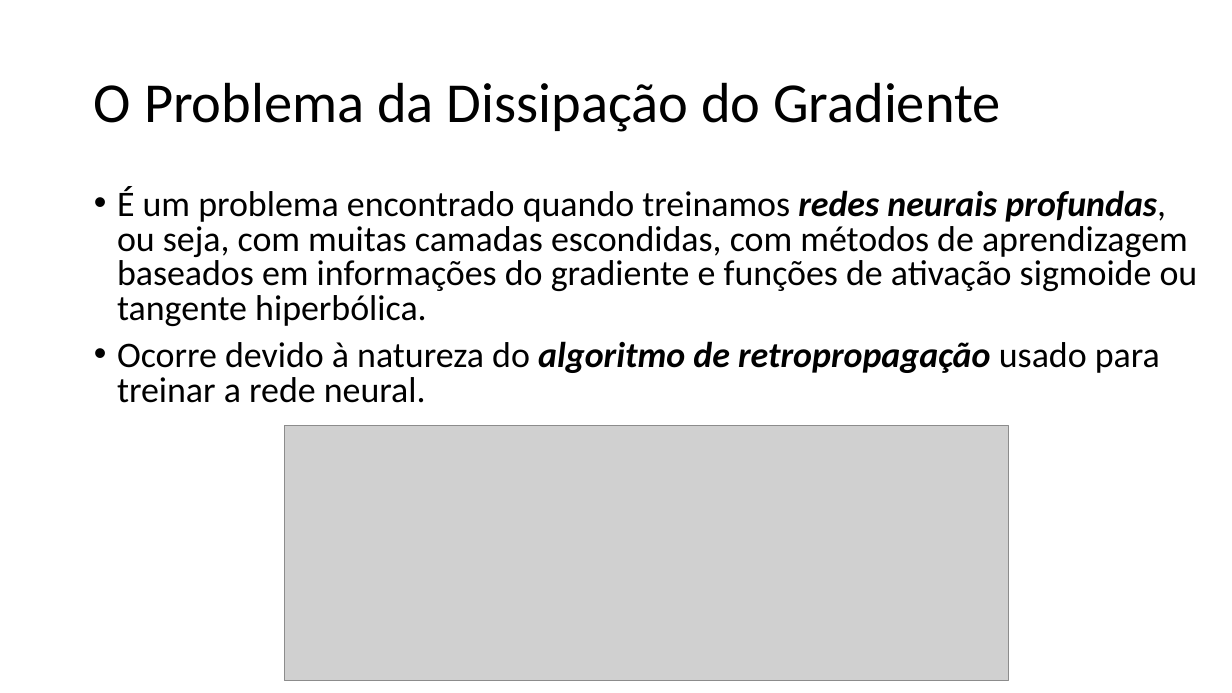
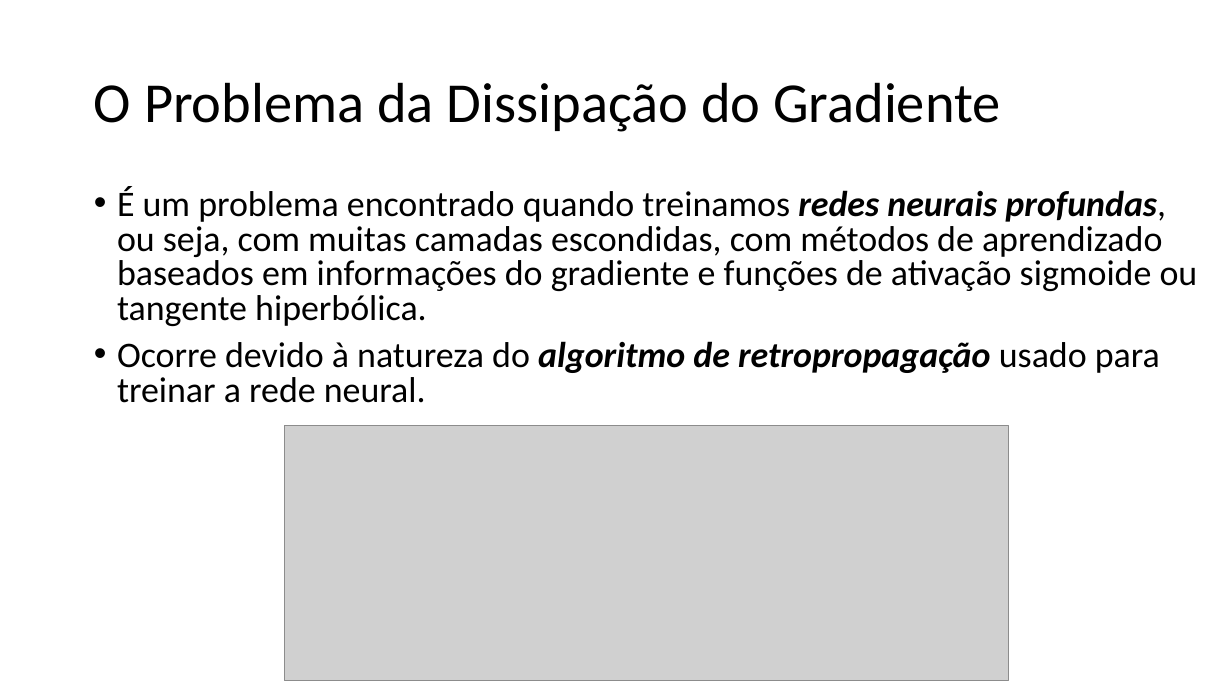
Before and after one commit to zz4fap/t320_aprendizado_de_maquina, a slide deck: slide 10 of slides/T320_Redes_Neurais_Artificiais (Parte II).pptx. Drawn at 1232x693 pixels with LibreOffice and Linux fonts; fonts in the diff are those of the drawing; grey boxes stand for pictures. Boxes give left, top, right and bottom in pixels: in the first picture for what was removed or moved away, otherwise in the second. Text is boxed around its words. In the diff, an @@ line names an element or a change of style, - is before the commit and + after.

```diff
--- a/slides/T320_Redes_Neurais_Artificiais (Parte II).pptx
+++ b/slides/T320_Redes_Neurais_Artificiais (Parte II).pptx
@@ text at (117,186,1198,326): text changed @@
-• É um problema encontrado quando treinamos redes neurais profundas, ou seja, com muitas camadas escondidas, com métodos de aprendizagem baseados em informações do gradiente e funções de ativação sigmoide ou tangente hiperbólica.
+• É um problema encontrado quando treinamos redes neurais profundas, ou seja, com muitas camadas escondidas, com métodos de aprendizado baseados em informações do gradiente e funções de ativação sigmoide ou tangente hiperbólica.
```
Also in this commit, not shown: 4 other slides changed, 1 slide added, 1 other file.
